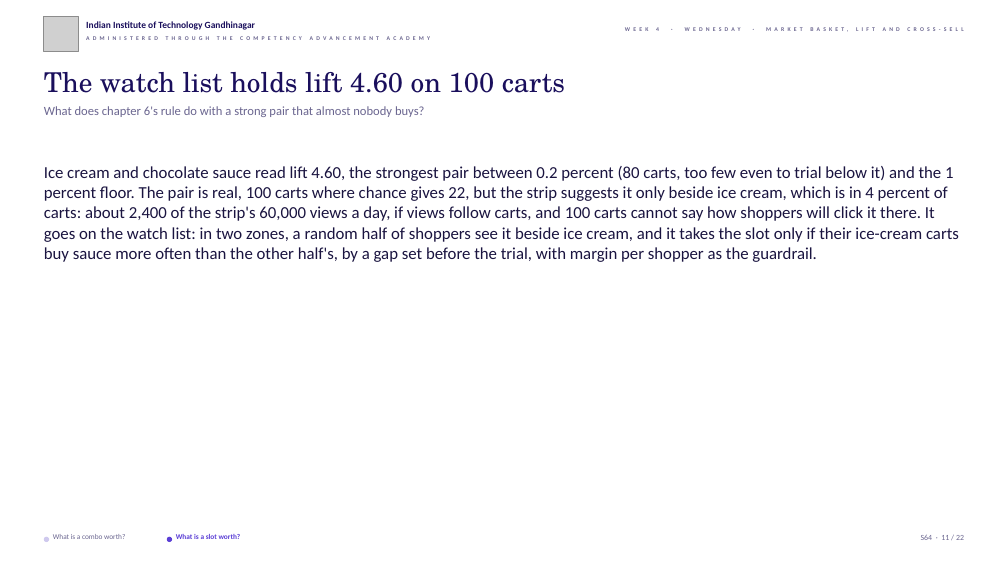
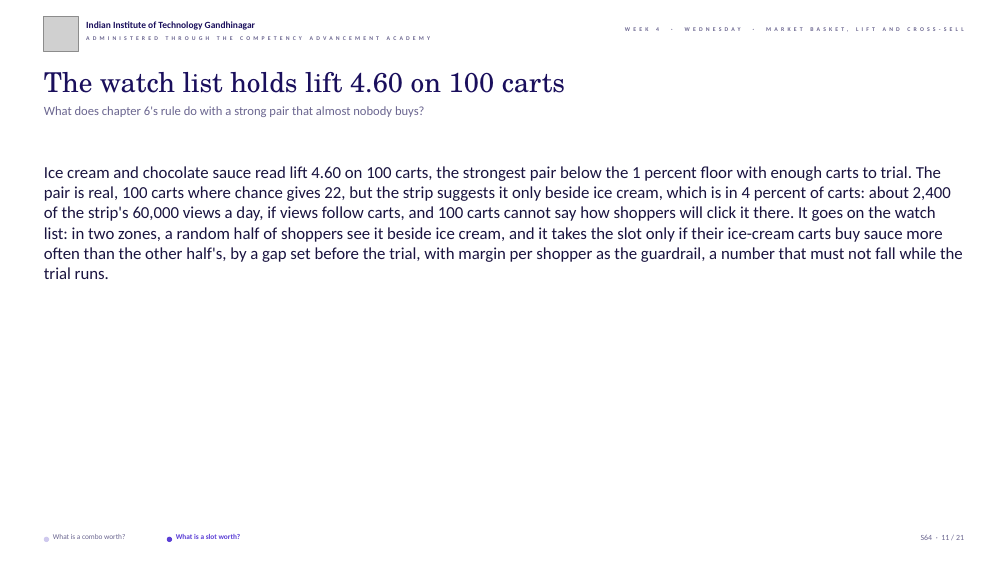
Before and after one commit to fde-academy-lab/c2-content-factory, a slide deck: slide 11 of content/W04/D3/slides/C2_W04_D03_half2_STUDENT.pptx. Drawn at 1008x567 pixels with LibreOffice and Linux fonts; fonts in the diff are those of the drawing; grey boxes stand for pictures; background and template pictures are left out. Boxes give left, top, right and bottom in pixels: in the first picture for what was removed or moved away, otherwise in the second. Text is boxed around its words. In the diff, an @@ line names an element or a change of style, - is before the commit and + after.

```diff
--- a/content/W04/D3/slides/C2_W04_D03_half2_STUDENT.pptx
+++ b/content/W04/D3/slides/C2_W04_D03_half2_STUDENT.pptx
@@ text at [44,166,963,279]: text changed @@
-Ice cream and chocolate sauce read lift 4.60, the strongest pair between 0.2 percent (80 carts, too few even to trial below it) and the 1 percent floor. The pair is real, 100 carts where chance gives 22, but the strip suggests it only beside ice cream, which is in 4 percent of carts: about 2,400 of the strip's 60,000 views a day, if views follow carts, and 100 carts cannot say how shoppers will click it there. It goes on the watch list: in two zones, a random half of shoppers see it beside ice cream, and it takes the slot only if their ice-cream carts buy sauce more often than the other half's, by a gap set before the trial, with margin per shopper as the guardrail.
+Ice cream and chocolate sauce read lift 4.60 on 100 carts, the strongest pair below the 1 percent floor with enough carts to trial. The pair is real, 100 carts where chance gives 22, but the strip suggests it only beside ice cream, which is in 4 percent of carts: about 2,400 of the strip's 60,000 views a day, if views follow carts, and 100 carts cannot say how shoppers will click it there. It goes on the watch list: in two zones, a random half of shoppers see it beside ice cream, and it takes the slot only if their ice-cream carts buy sauce more often than the other half's, by a gap set before the trial, with margin per shopper as the guardrail, a number that must not fall while the trial runs.
```
Also in this commit, not shown: 20 other slides changed, 1 slide removed, 3 other files.
